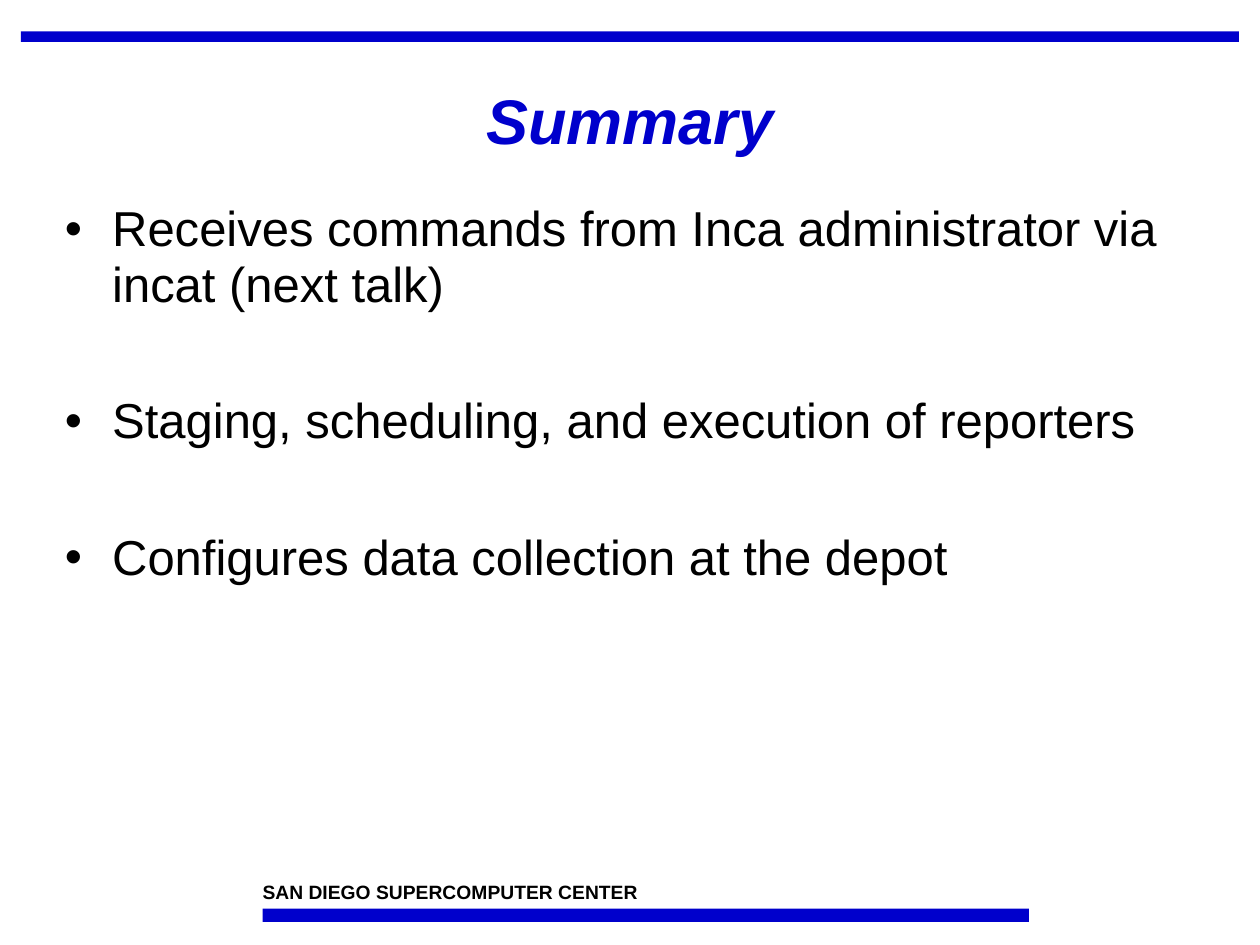
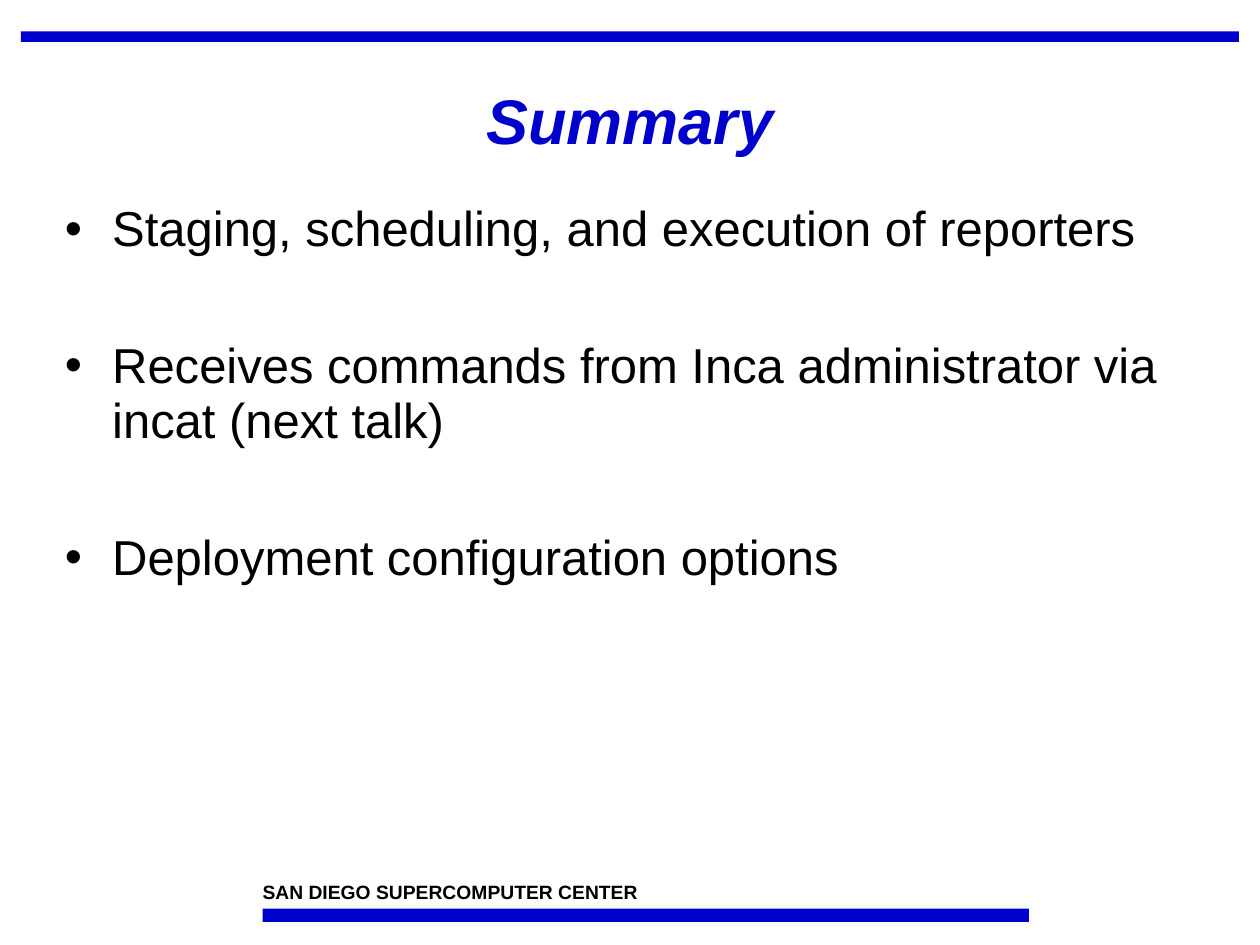
Before and after one commit to IncaProject/inca-xsede, a slide deck: slide 24 of talks/feb-06-workshop/control.ppt (slide 23 before the commit). Drawn at 1260x945 pixels with LibreOffice and Linux fonts; fonts in the diff are those of the drawing; background and template pictures are left out. Boxes give left, top, right and bottom in pixels: in the first picture for what was removed or moved away, otherwise in the second. Text is boxed around its words. In the diff, an @@ line names an element or a change of style, - is before the commit and + after.

```diff
--- a/talks/feb-06-workshop/control.ppt
+++ b/talks/feb-06-workshop/control.ppt
@@ text at box(112, 210, 1135, 256): paragraph added @@
+• Staging, scheduling, and execution of reporters
@@ text at box(112, 539, 839, 585): text changed @@
-• Staging, scheduling, and execution of reporters
-• Configures data collection at the depot
+• Deployment configuration options
```
Also in this commit, not shown: 18 other slides changed, 1 slide added, 1 other file.
